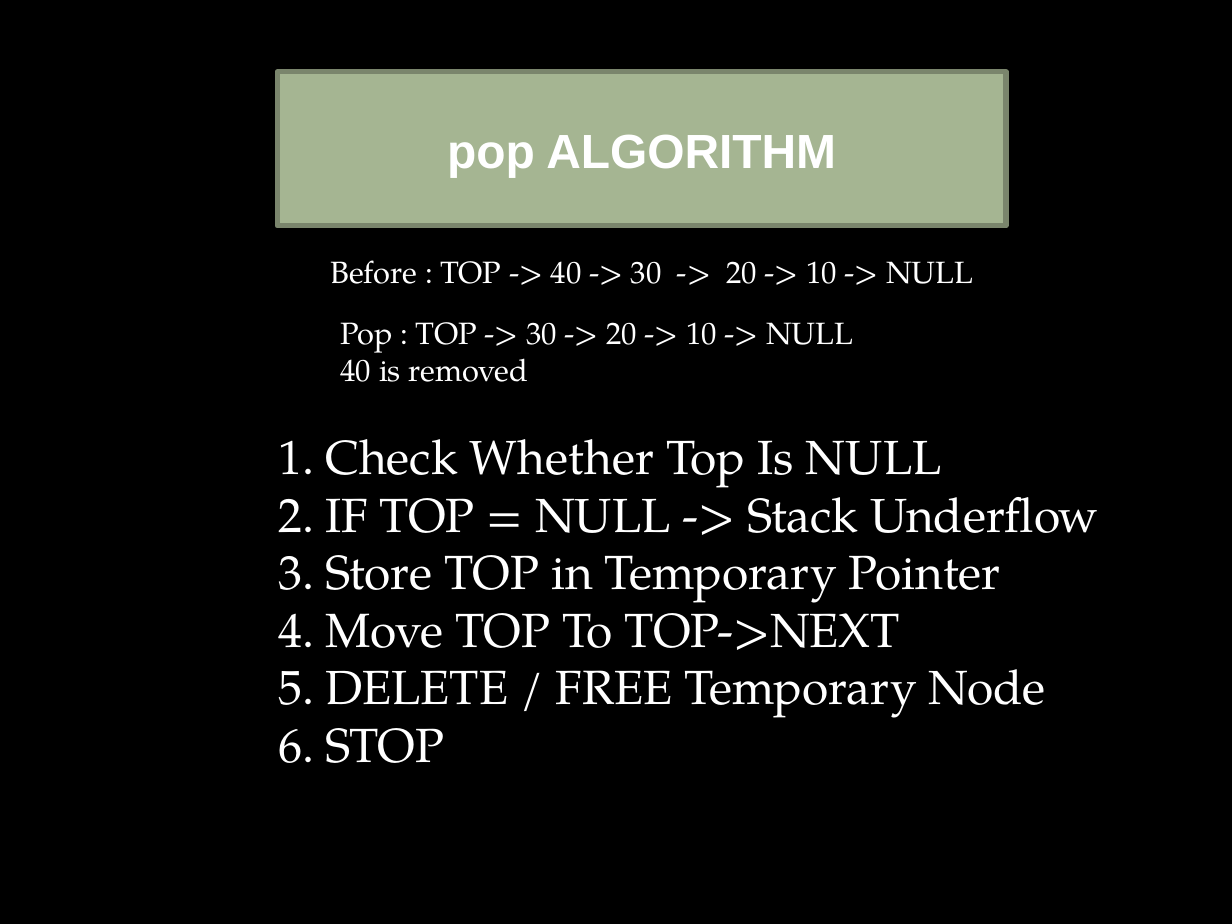
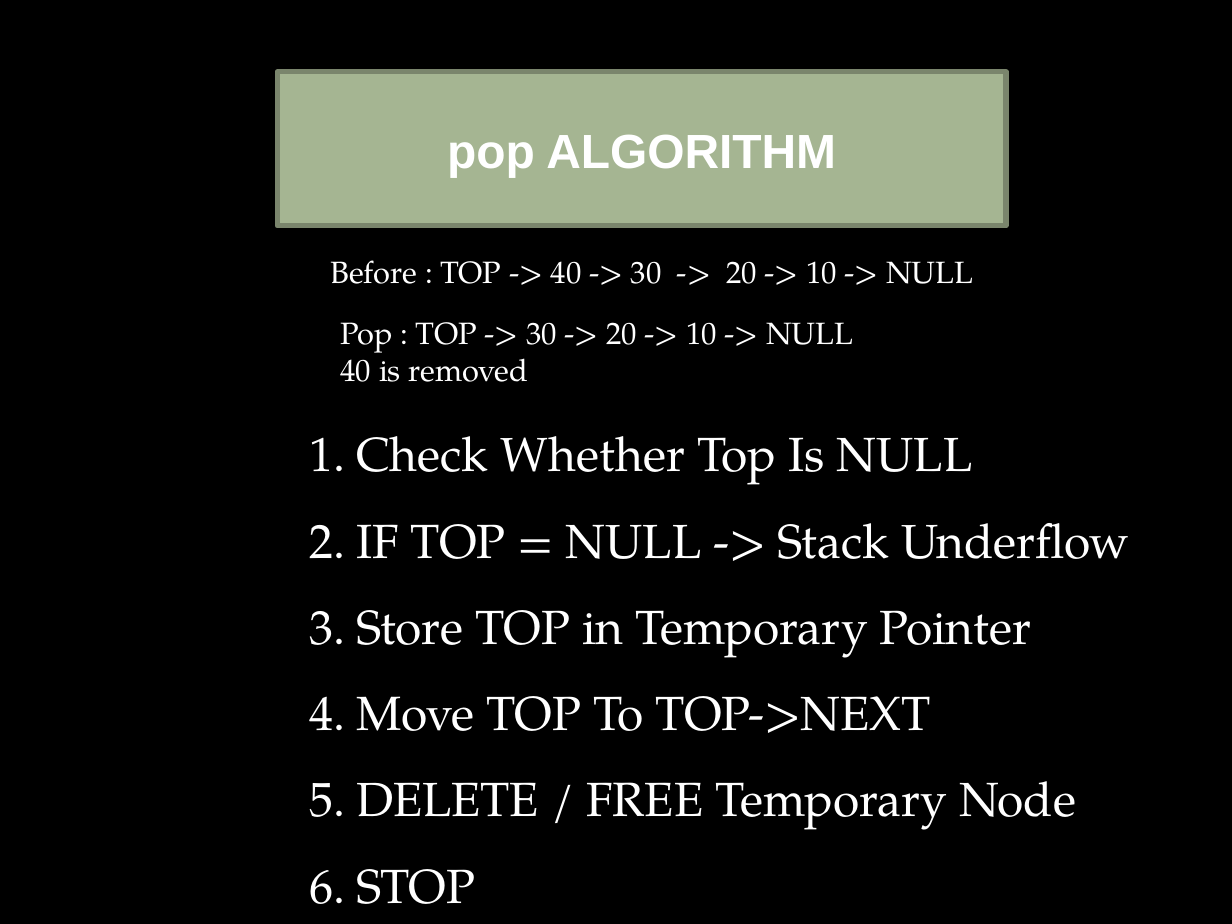
Before and after one commit to darshanpgohil/Data-Structure-Msc-It-Sem-1, a slide deck: slide 8 of Projects/Presentation_DSA.pptx. Drawn at 1232x924 pixels with LibreOffice and Linux fonts; fonts in the diff are those of the drawing; background and template pictures are left out. Boxes give left, top, right and bottom in pixels: in the first picture for what was removed or moved away, otherwise in the second. Text is boxed around its words. In the diff, an @@ line names an element or a change of style, - is before the commit and + after.

```diff
--- a/Projects/Presentation_DSA.pptx
+++ b/Projects/Presentation_DSA.pptx
@@ text "Check Whether Top Is NULL" moved from (x1=325, y1=439, x2=1099, y2=763) to (x1=356, y1=436, x2=1129, y2=904) @@
@@ text "Check Whether Top Is NULL" at (x1=356, y1=436, x2=1129, y2=904): line spacing 1 to 1.5 @@
```
Also in this commit, not shown: 1 other slide changed, 5 slides added.
